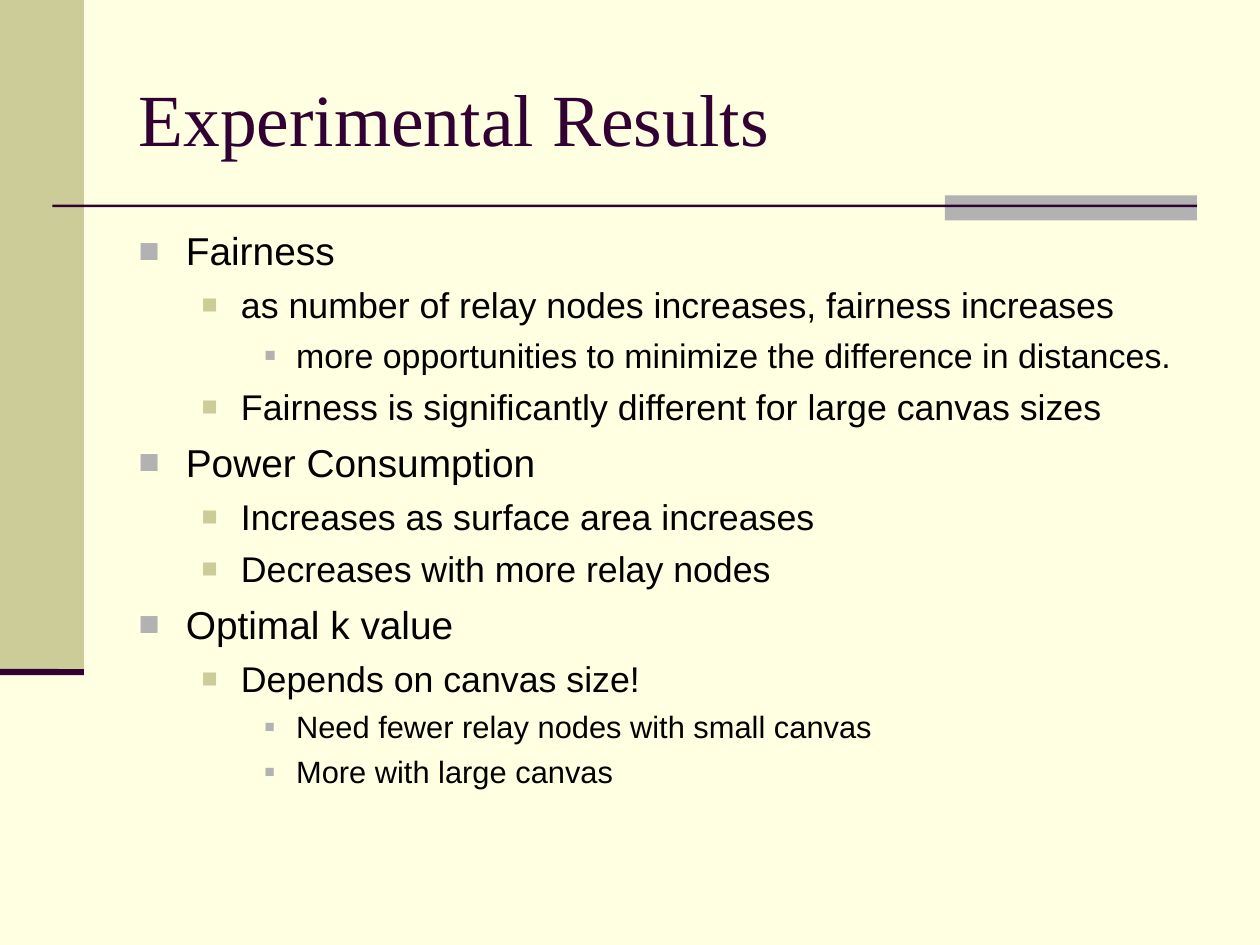
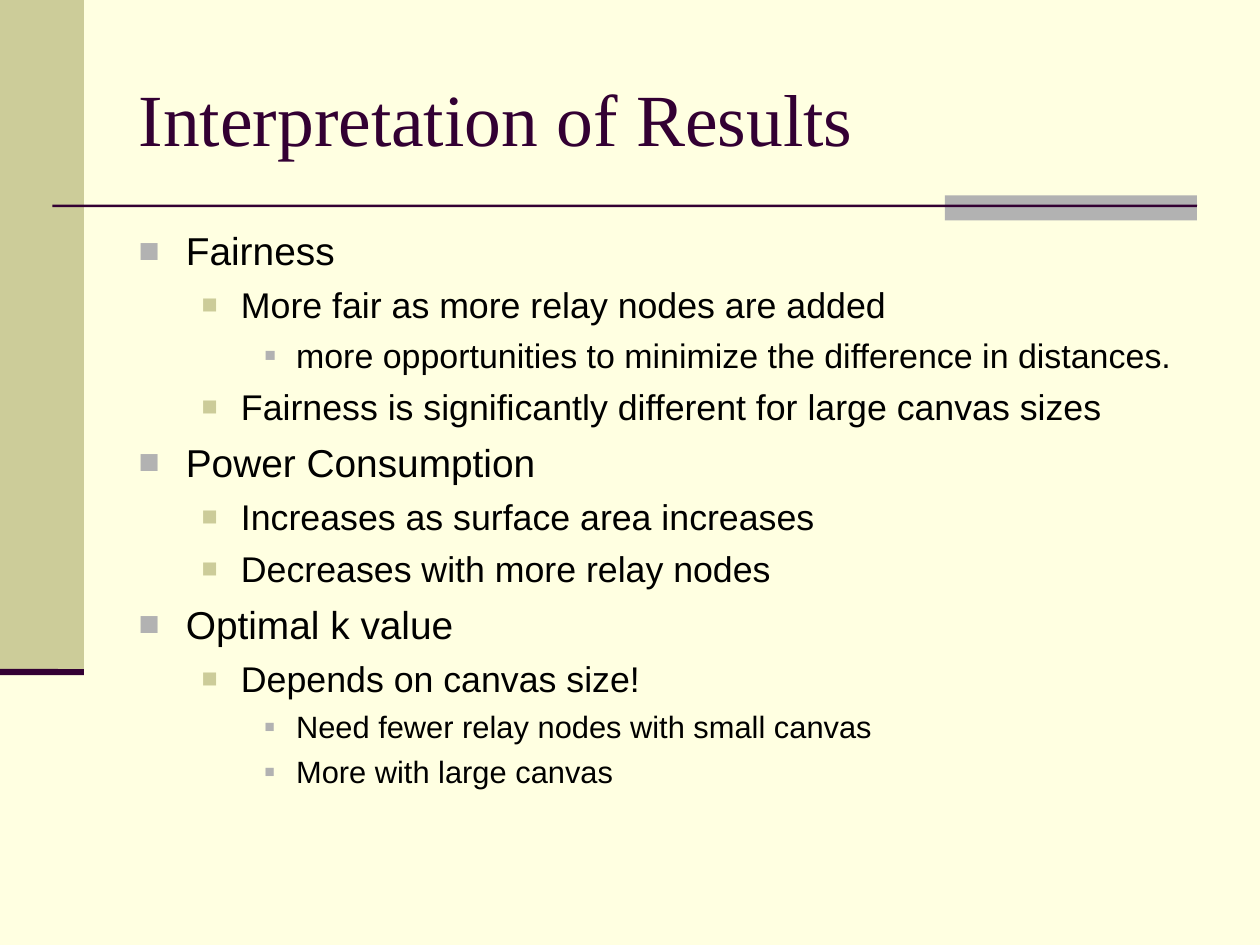
Before and after one commit to feltenberger/cmsc-641-fsmt, a slide deck: slide 14 of Paper/Presentation/Fair, Energy-aware Connectivity in Wireless Sensor Networks.ppt. Drawn at 1260x945 pixels with LibreOffice and Linux fonts; fonts in the diff are those of the drawing. Boxes give left, top, right and bottom in pixels: in the first picture for what was removed or moved away, otherwise in the second. Text is boxed around its words. In the diff, an @@ line names an element or a change of style, - is before the commit and + after.

Commit message:
minor change to my slides

```diff
--- a/Paper/Presentation/Fair, Energy-aware Connectivity in Wireless Sensor Networks.ppt
+++ b/Paper/Presentation/Fair, Energy-aware Connectivity in Wireless Sensor Networks.ppt
@@ title at [139,94,852,160]: text changed @@
-Experimental Results
+Interpretation of Results
@@ text at [241,292,885,325]: text changed @@
-  ■ as number of relay nodes increases, fairness increases
+  ■ More fair as more relay nodes are added
```
Also in this commit, not shown: 1 other slide changed.
